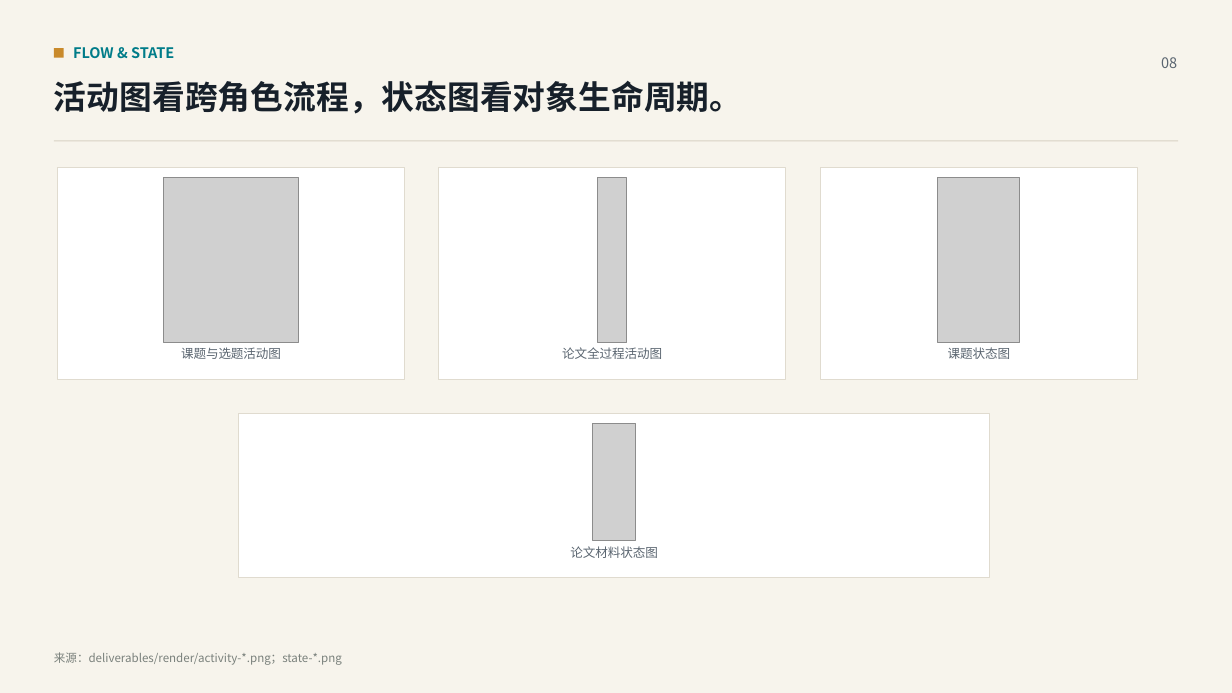
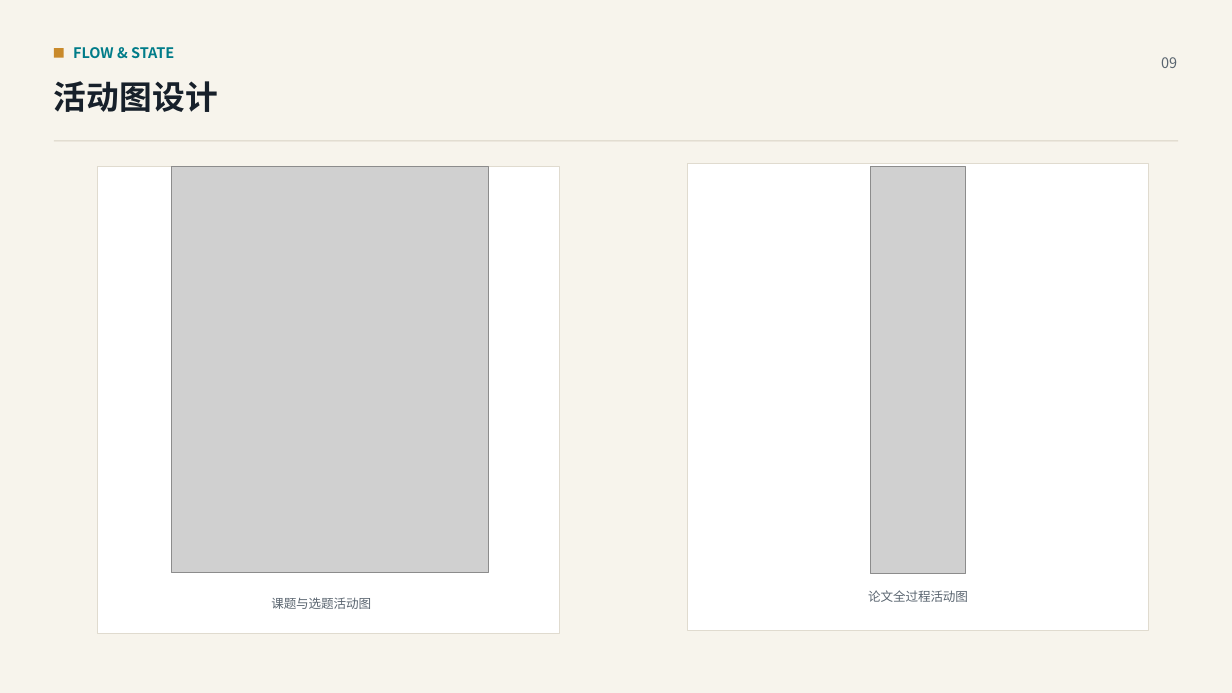
Before and after one commit to qzddmyc/uml-oom-graduation-management, a slide deck: slide 9 of 毕业设计管理系统建模汇报.pptx (slide 8 before the commit). Drawn at 1232x693 pixels with LibreOffice and Linux fonts; fonts in the diff are those of the drawing; grey boxes stand for pictures. Boxes give left, top, right and bottom in pixels: in the first picture for what was removed or moved away, otherwise in the second. Text is boxed around its words. In the diff, an @@ line names an element or a change of style, - is before the commit and + after.

```diff
--- a/毕业设计管理系统建模汇报.pptx
+++ b/毕业设计管理系统建模汇报.pptx
@@ text at box(1161, 57, 1177, 68): text changed @@
-08
+09
@@ text at box(54, 81, 218, 112): text changed @@
-活动图看跨角色流程，状态图看对象生命周期。
+活动图设计
@@ rectangle: place and size @@
-rectangle at box(57, 167, 404, 379)
+rectangle at box(98, 166, 560, 634)
@@ picture: place and size @@
-picture at box(164, 177, 299, 343)
+picture at box(171, 166, 488, 572)
@@ rectangle removed at box(439, 167, 786, 379) @@
@@ rectangle: place and size @@
-rectangle at box(821, 167, 1139, 379)
+rectangle at box(688, 164, 1150, 631)
@@ picture: place and size @@
-picture at box(598, 177, 627, 343)
+picture at box(871, 166, 966, 574)
@@ picture removed at box(938, 177, 1020, 343) @@
@@ text removed at box(948, 347, 1010, 359) @@
-课题状态图
@@ rectangle removed at box(238, 414, 989, 578) @@
@@ picture removed at box(592, 423, 635, 541) @@
@@ text removed at box(570, 546, 657, 558) @@
-论文材料状态图
@@ text "课题与选题活动图": place and size @@
-text "课题与选题活动图" at box(181, 347, 281, 359)
+text "课题与选题活动图" at box(271, 597, 371, 609)
@@ text "论文全过程活动图": place and size @@
-text "论文全过程活动图" at box(562, 347, 662, 359)
+text "论文全过程活动图" at box(868, 590, 968, 602)
@@ text removed at box(54, 652, 342, 665) @@
-来源：deliverables/render/activity-*.png；state-*.png
```
Also in this commit, not shown: 14 other slides changed, 3 slides added, 1 other file.
